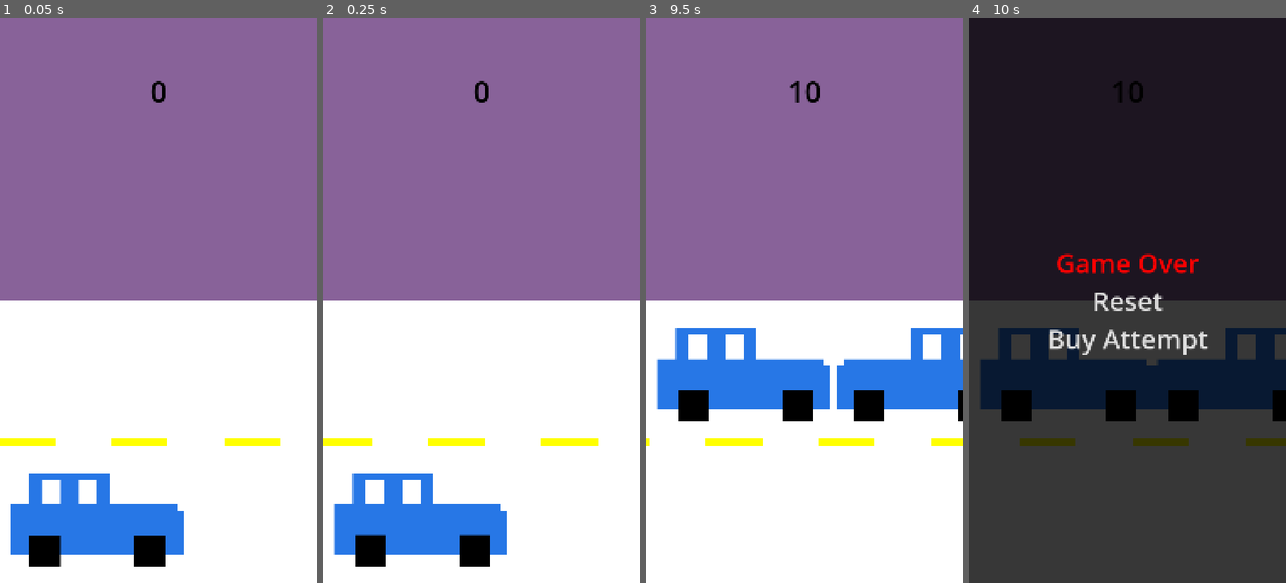
Above: before the commit, frames 1-4 (left to right).
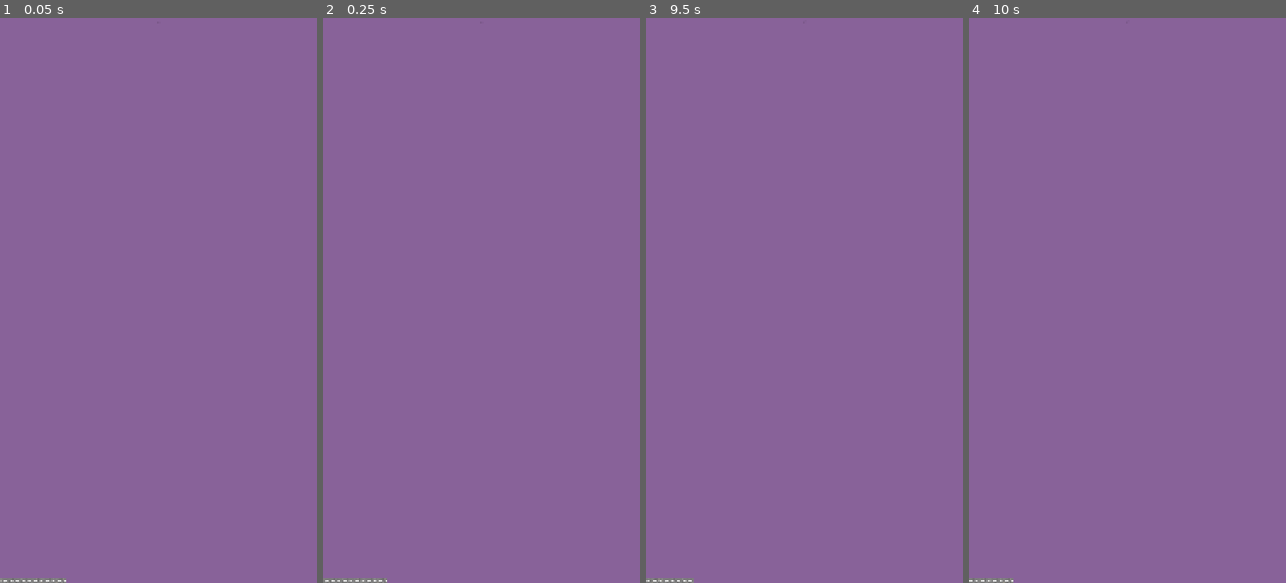
Above: after the commit, the same moments.

Repository: xsat/Godot-Old-School-Racing
Game: Godot game, scene res://Scenes/game.tscn
Two runs of this game, one before a commit and one after it. Both use one fixed random seed, a clock stepped at 60 frames per second and the inputs below.
Inputs (mouse positions are in pixels of both pictures, inside the frame that each line leads up to):
- Up to frame 1 (0.05 s): no input
- Up to frame 2 (0.25 s): no input
- Up to frame 3 (9.5 s): click (928, 368) at 0.52 s; click (928, 368) at 1.27 s; click (928, 368) at 2.02 s; tap Enter at 4.25 s
- Up to frame 4 (10 s): no input

The runs differ from the first frame. In frame 1, 50% of the frame differs, in the area x 0-100%, y 11-100%; in frame 2, 50%; in frame 3, 50%; in frame 4, 100%, in the area x 0-100%, y 0-100%.

Commit message:
New pixel art

Diff:
--- a/Scenes/game.gd
+++ b/Scenes/game.gd
@@ -2,9 +2,9 @@
 
 class_name Game
 
-@onready var first_road: Road = $Road/FirstRoad
-@onready var second_road: Road = $Road/SecondRoad
-@onready var last_road: Road = second_road
+@onready var first_road: TextureRect = $Road/Road0
+@onready var second_road: TextureRect = $Road/Road1
+@onready var last_road: TextureRect = second_road
 
 @onready var player_vehicle: Vehicle = $Road/PlayerVehicle
 @onready var trafic_vehicle_0: Vehicle = $Road/TraficVehicle0
@@ -48,10 +48,13 @@
 	if _is_game_over:
 		return
 
-	var speed: float = _player_level * 100
+	var speed: float = _player_level * 30
 
-	first_road.move_local_x(-(speed * delta))
-	second_road.move_local_x(-(speed * delta))
+	first_road.global_position.x += -(speed * delta)
+	second_road.global_position.x += -(speed * delta)
+
+	#first_road.move_local_x(-(speed * delta))
+	#second_road.move_local_x(-(speed * delta))
 
 	_player_miles += (speed * delta) / 100
 	if _player_level < _max_level and _player_miles >= _levels_map[_player_level]:
@@ -61,10 +64,10 @@
 
 	if last_road.global_position.x <= 0:
 		if last_road.get_instance_id() == second_road.get_instance_id():
-			first_road.global_position.x = last_road.global_position.x + last_road.get_width()
+			first_road.global_position.x = last_road.global_position.x + last_road.size.x
 			last_road = first_road
 		elif last_road.get_instance_id() == first_road.get_instance_id():
-			second_road.global_position.x = last_road.global_position.x + last_road.get_width()
+			second_road.global_position.x = last_road.global_position.x + last_road.size.x
 			last_road = second_road
 	#
 	trafic_vehicle_0.move_local_x(-(speed * delta))
--- a/Scenes/game.tscn
+++ b/Scenes/game.tscn
@@ -1,22 +1,50 @@
-[gd_scene load_steps=11 format=3 uid="uid://dn2c833mhitjg"]
+[gd_scene format=3 uid="uid://dn2c833mhitjg"]
 
 [ext_resource type="PackedScene" uid="uid://cm30vmicv8dqn" path="res://Scenes/road.tscn" id="1_p3j42"]
 [ext_resource type="Script" uid="uid://cjpgnf8mnlvpa" path="res://Scenes/game.gd" id="1_qagqy"]
 [ext_resource type="PackedScene" uid="uid://bwhnhfbdw0gsl" path="res://Scenes/vehicle.tscn" id="2_lpwwm"]
 [ext_resource type="PackedScene" uid="uid://bixda57cqadaa" path="res://Scenes/move.tscn" id="4_dwxp2"]
 [ext_resource type="PackedScene" uid="uid://b1lsp2jn1bxxg" path="res://Scenes/score.tscn" id="5_bpo66"]
+[ext_resource type="Texture2D" uid="uid://buxdiuomua10g" path="res://Assets/Road.png" id="5_i6g32"]
+[ext_resource type="FontFile" uid="uid://c7f18s63541s5" path="res://Assets/m5x7.ttf" id="7_1l0tm"]
+
+[sub_resource type="FontFile" id="FontFile_i6g32"]
+cache/0/variation_coordinates = {}
+cache/0/face_index = 0
+cache/0/embolden = 0.0
+cache/0/transform = Transform2D(1, 0, 0, 1, 0, 0)
+cache/0/spacing_top = 0
+cache/0/spacing_bottom = 0
+cache/0/spacing_space = 0
+cache/0/spacing_glyph = 0
+cache/0/baseline_offset = 0.0
+cache/0/16/0/ascent = 0.0
+cache/0/16/0/descent = 0.0
+cache/0/16/0/underline_position = 0.0
+cache/0/16/0/underline_thickness = 0.0
+cache/0/16/0/scale = 1.0
+cache/0/90/0/ascent = 0.0
+cache/0/90/0/descent = 0.0
+cache/0/90/0/underline_position = 0.0
+cache/0/90/0/underline_thickness = 0.0
+cache/0/90/0/scale = 1.0
+cache/0/7/0/ascent = 0.0
+cache/0/7/0/descent = 0.0
+cache/0/7/0/underline_position = 0.0
+cache/0/7/0/underline_thickness = 0.0
+cache/0/7/0/scale = 1.0
+
+[sub_resource type="StyleBoxEmpty" id="StyleBoxEmpty_xqwli"]
+
+[sub_resource type="StyleBoxEmpty" id="StyleBoxEmpty_pdjir"]
+
+[sub_resource type="StyleBoxEmpty" id="StyleBoxEmpty_jshg6"]
+
+[sub_resource type="StyleBoxEmpty" id="StyleBoxEmpty_3jacf"]
 
 [sub_resource type="StyleBoxEmpty" id="StyleBoxEmpty_20vce"]
 
-[sub_resource type="StyleBoxEmpty" id="StyleBoxEmpty_3jacf"]
-
-[sub_resource type="StyleBoxEmpty" id="StyleBoxEmpty_jshg6"]
-
-[sub_resource type="StyleBoxEmpty" id="StyleBoxEmpty_pdjir"]
-
-[sub_resource type="StyleBoxEmpty" id="StyleBoxEmpty_xqwli"]
-
-[node name="Game" type="Control"]
+[node name="Game" type="Control" unique_id=1011863909]
 layout_mode = 3
 anchors_preset = 15
 anchor_right = 1.0
@@ -25,7 +53,7 @@
 grow_vertical = 2
 script = ExtResource("1_qagqy")
 
-[node name="Background" type="ColorRect" parent="."]
+[node name="Background" type="ColorRect" parent="." unique_id=128598839]
 layout_mode = 1
 anchors_preset = 15
 anchor_right = 1.0
@@ -34,8 +62,8 @@
 grow_vertical = 2
 color = Color(0.533333, 0.384314, 0.6, 1)
 
-[node name="Road" type="Control" parent="."]
-custom_minimum_size = Vector2(0, 960)
+[node name="Road" type="Control" parent="." unique_id=155704964]
+custom_minimum_size = Vector2(0, 17)
 layout_mode = 1
 anchors_preset = 12
 anchor_top = 1.0
@@ -44,53 +72,83 @@
 grow_horizontal = 2
 grow_vertical = 0
 
-[node name="FirstRoad" parent="Road" instance=ExtResource("1_p3j42")]
-
-[node name="SecondRoad" parent="Road" instance=ExtResource("1_p3j42")]
+[node name="Road0" type="TextureRect" parent="Road" unique_id=1198572336]
+layout_mode = 1
+anchors_preset = 2
+anchor_top = 1.0
+anchor_bottom = 1.0
+offset_top = -17.0
+offset_right = 112.0
+grow_vertical = 0
+texture = ExtResource("5_i6g32")
+
+[node name="Road1" type="TextureRect" parent="Road" unique_id=2072375481]
+layout_mode = 1
+anchors_preset = 2
+anchor_top = 1.0
+anchor_bottom = 1.0
+offset_left = 112.0
+offset_top = -17.0
+offset_right = 224.0
+grow_vertical = 0
+texture = ExtResource("5_i6g32")
+
+[node name="FirstRoad" parent="Road" unique_id=1285672823 instance=ExtResource("1_p3j42")]
+visible = false
+
+[node name="SecondRoad" parent="Road" unique_id=862280404 instance=ExtResource("1_p3j42")]
+visible = false
 position = Vector2(1920, 0)
 
-[node name="PlayerVehicle" parent="Road" instance=ExtResource("2_lpwwm")]
-position = Vector2(330, 650)
-
-[node name="TraficVehicle0" parent="Road" instance=ExtResource("2_lpwwm")]
+[node name="TraficVehicle0" parent="Road" unique_id=372733776 instance=ExtResource("2_lpwwm")]
+visible = false
 position = Vector2(2700, 650)
 
-[node name="TraficVehicle1" parent="Road" instance=ExtResource("2_lpwwm")]
+[node name="TraficVehicle1" parent="Road" unique_id=936173583 instance=ExtResource("2_lpwwm")]
+visible = false
 position = Vector2(4500, 650)
 
-[node name="TraficVehicle2" parent="Road" instance=ExtResource("2_lpwwm")]
+[node name="TraficVehicle2" parent="Road" unique_id=82271820 instance=ExtResource("2_lpwwm")]
+visible = false
 position = Vector2(6300, 650)
 
-[node name="TraficVehicle3" parent="Road" instance=ExtResource("2_lpwwm")]
+[node name="TraficVehicle3" parent="Road" unique_id=45831508 instance=ExtResource("2_lpwwm")]
+visible = false
 position = Vector2(8000, 650)
 
-[node name="MoveTop" parent="Road" instance=ExtResource("4_dwxp2")]
-layout_mode = 1
-anchors_preset = 0
-anchor_right = 0.0
+[node name="PlayerVehicle" parent="Road" unique_id=732491501 instance=ExtResource("2_lpwwm")]
+position = Vector2(7, 11)
+
+[node name="MoveTop" parent="Road" unique_id=438159478 instance=ExtResource("4_dwxp2")]
+custom_minimum_size = Vector2(0, 8.5)
+layout_mode = 1
+anchors_preset = 10
 anchor_bottom = 0.0
-offset_right = 1920.0
-offset_bottom = 480.0
-grow_horizontal = 1
+offset_right = 0.0
+offset_bottom = 0.0
 grow_vertical = 1
 
-[node name="MoveBot" parent="Road" instance=ExtResource("4_dwxp2")]
-layout_mode = 1
-anchors_preset = 2
-anchor_top = 1.0
-anchor_right = 0.0
-offset_top = -480.0
-offset_right = 1920.0
+[node name="MoveBot" parent="Road" unique_id=2092736036 instance=ExtResource("4_dwxp2")]
+custom_minimum_size = Vector2(0, 8.5)
+layout_mode = 1
+anchors_preset = 12
+anchor_top = 1.0
+offset_right = 0.0
 offset_bottom = 0.0
-grow_horizontal = 1
-grow_vertical = 0
-
-[node name="Score" parent="." instance=ExtResource("5_bpo66")]
-layout_mode = 0
-offset_right = 57.0
-offset_bottom = 137.0
-
-[node name="Overlay" type="ColorRect" parent="."]
+grow_vertical = 0
+
+[node name="Score" parent="." unique_id=1537984020 instance=ExtResource("5_bpo66")]
+layout_mode = 1
+anchors_preset = 5
+anchor_left = 0.5
+anchor_right = 0.5
+offset_left = -18.0
+offset_right = 18.0
+grow_horizontal = 2
+theme_override_constants/line_spacing = 0
+autowrap_mode = 1
+
+[node name="Overlay" type="ColorRect" parent="." unique_id=404796722]
 visible = false
 layout_mode = 1
 anchors_preset = 15
@@ -100,7 +158,7 @@
 grow_vertical = 2
 color = Color(0, 0, 0, 0.784314)
 
-[node name="Stats" type="HBoxContainer" parent="Overlay"]
+[node name="Stats" type="HBoxContainer" parent="Overlay" unique_id=154664046]
 visible = false
 layout_mode = 1
 anchors_preset = 5
@@ -111,61 +169,66 @@
 offset_bottom = 124.0
 grow_horizontal = 2
 
-[node name="Name" type="Label" parent="Overlay/Stats"]
+[node name="Name" type="Label" parent="Overlay/Stats" unique_id=1206627499]
 layout_mode = 2
 theme_override_colors/font_color = Color(1, 1, 1, 1)
-theme_override_font_sizes/font_size = 90
+theme_override_fonts/font = SubResource("FontFile_i6g32")
+theme_override_font_sizes/font_size = 7
 text = "Your"
 horizontal_alignment = 1
 
-[node name="Value" type="Label" parent="Overlay/Stats"]
+[node name="Value" type="Label" parent="Overlay/Stats" unique_id=623208779]
 layout_mode = 2
 theme_override_colors/font_color = Color(1, 0, 0, 1)
 theme_override_font_sizes/font_size = 90
 text = "0"
 horizontal_alignment = 1
 
-[node name="Menu" type="VBoxContainer" parent="Overlay"]
+[node name="Menu" type="VBoxContainer" parent="Overlay" unique_id=2019082333]
 layout_mode = 1
 anchors_preset = 8
 anchor_left = 0.5
 anchor_top = 0.5
 anchor_right = 0.5
 anchor_bottom = 0.5
-offset_left = -93.5
-offset_top = -48.0
-offset_right = 93.5
-offset_bottom = 48.0
-grow_horizontal = 2
-grow_vertical = 2
-
-[node name="GameOver" type="Label" parent="Overlay/Menu"]
+offset_left = -14.0
+offset_top = -9.0
+offset_right = 14.0
+offset_bottom = 9.0
+grow_horizontal = 2
+grow_vertical = 2
+theme_override_constants/separation = 0
+
+[node name="GameOver" type="Label" parent="Overlay/Menu" unique_id=186108170]
 layout_mode = 2
 theme_override_colors/font_color = Color(1, 0, 0, 1)
-theme_override_font_sizes/font_size = 90
+theme_override_fonts/font = ExtResource("7_1l0tm")
+theme_override_font_sizes/font_size = 7
 text = "Game Over"
 horizontal_alignment = 1
 
-[node name="Reset" type="Button" parent="Overlay/Menu"]
+[node name="Reset" type="Button" parent="Overlay/Menu" unique_id=315862547]
 layout_mode = 2
 mouse_default_cursor_shape = 2
-theme_override_font_sizes/font_size = 90
+theme_override_fonts/font = ExtResource("7_1l0tm")
+theme_override_font_sizes/font_size = 7
+theme_override_styles/normal = SubResource("StyleBoxEmpty_xqwli")
+theme_override_styles/pressed = SubResource("StyleBoxEmpty_pdjir")
+theme_override_styles/hover = SubResource("StyleBoxEmpty_jshg6")
+theme_override_styles/disabled = SubResource("StyleBoxEmpty_3jacf")
 theme_override_styles/focus = SubResource("StyleBoxEmpty_20vce")
+text = "Reset"
+
+[node name="Buy" type="Button" parent="Overlay/Menu" unique_id=2060312117]
+layout_mode = 2
+mouse_default_cursor_shape = 2
+theme_override_fonts/font = ExtResource("7_1l0tm")
+theme_override_font_sizes/font_size = 7
+theme_override_styles/normal = SubResource("StyleBoxEmpty_xqwli")
+theme_override_styles/pressed = SubResource("StyleBoxEmpty_pdjir")
+theme_override_styles/hover = SubResource("StyleBoxEmpty_jshg6")
 theme_override_styles/disabled = SubResource("StyleBoxEmpty_3jacf")
-theme_override_styles/hover = SubResource("StyleBoxEmpty_jshg6")
-theme_override_styles/pressed = SubResource("StyleBoxEmpty_pdjir")
-theme_override_styles/normal = SubResource("StyleBoxEmpty_xqwli")
-text = "Reset"
-
-[node name="Buy" type="Button" parent="Overlay/Menu"]
-layout_mode = 2
-mouse_default_cursor_shape = 2
-theme_override_font_sizes/font_size = 90
 theme_override_styles/focus = SubResource("StyleBoxEmpty_20vce")
-theme_override_styles/disabled = SubResource("StyleBoxEmpty_3jacf")
-theme_override_styles/hover = SubResource("StyleBoxEmpty_jshg6")
-theme_override_styles/pressed = SubResource("StyleBoxEmpty_pdjir")
-theme_override_styles/normal = SubResource("StyleBoxEmpty_xqwli")
 text = "Buy Attempt"
 
 [connection signal="pressed" from="Overlay/Menu/Reset" to="." method="_on_reset_pressed"]
--- a/Scenes/score.tscn
+++ b/Scenes/score.tscn
@@ -1,13 +1,17 @@
-[gd_scene load_steps=2 format=3 uid="uid://b1lsp2jn1bxxg"]
+[gd_scene format=3 uid="uid://b1lsp2jn1bxxg"]
 
+[ext_resource type="FontFile" uid="uid://c7f18s63541s5" path="res://Assets/m5x7.ttf" id="1_hnwbn"]
 [ext_resource type="Script" uid="uid://dnrx8datdij54" path="res://Scenes/score.gd" id="1_ivewc"]
 
-[node name="Score" type="Label"]
-custom_minimum_size = Vector2(1080, 500)
-offset_right = 40.0
+[sub_resource type="FontVariation" id="FontVariation_qcrpo"]
+base_font = ExtResource("1_hnwbn")
+
+[node name="Score" type="Label" unique_id=330469743]
+offset_right = 36.0
 offset_bottom = 23.0
 theme_override_colors/font_color = Color(0, 0, 0, 1)
-theme_override_font_sizes/font_size = 100
+theme_override_fonts/font = SubResource("FontVariation_qcrpo")
+theme_override_font_sizes/font_size = 12
 text = "0"
 horizontal_alignment = 1
 vertical_alignment = 1
--- a/Scenes/vehicle.tscn
+++ b/Scenes/vehicle.tscn
@@ -1,59 +1,68 @@
-[gd_scene load_steps=7 format=3 uid="uid://bwhnhfbdw0gsl"]
+[gd_scene format=3 uid="uid://bwhnhfbdw0gsl"]
 
 [ext_resource type="Script" uid="uid://cjhfh2x03jj0e" path="res://Scenes/vehicle.gd" id="1_i7nix"]
-[ext_resource type="Texture2D" uid="uid://b2halqu7xrfb0" path="res://Assets/car simple.png" id="2_p7ysc"]
+[ext_resource type="Texture2D" uid="uid://fg85exrw37ht" path="res://Assets/green_car_3.png" id="2_3ngla"]
 
-[sub_resource type="AtlasTexture" id="AtlasTexture_m0btq"]
-atlas = ExtResource("2_p7ysc")
-region = Rect2(0, 0, 960, 960)
+[sub_resource type="AtlasTexture" id="AtlasTexture_hvehr"]
+atlas = ExtResource("2_3ngla")
+region = Rect2(0, 0, 16, 8)
 
-[sub_resource type="AtlasTexture" id="AtlasTexture_kgq5k"]
-atlas = ExtResource("2_p7ysc")
-region = Rect2(960, 0, 960, 960)
+[sub_resource type="AtlasTexture" id="AtlasTexture_erwwo"]
+atlas = ExtResource("2_3ngla")
+region = Rect2(16, 0, 16, 8)
 
-[sub_resource type="SpriteFrames" id="SpriteFrames_3hd16"]
+[sub_resource type="AtlasTexture" id="AtlasTexture_kglda"]
+atlas = ExtResource("2_3ngla")
+region = Rect2(32, 0, 16, 8)
+
+[sub_resource type="AtlasTexture" id="AtlasTexture_ngs36"]
+atlas = ExtResource("2_3ngla")
+region = Rect2(48, 0, 16, 8)
+
+[sub_resource type="SpriteFrames" id="SpriteFrames_f6wui"]
 animations = [{
 "frames": [{
 "duration": 1.0,
-"texture": SubResource("AtlasTexture_m0btq")
+"texture": SubResource("AtlasTexture_hvehr")
 }, {
 "duration": 1.0,
-"texture": SubResource("AtlasTexture_kgq5k")
+"texture": SubResource("AtlasTexture_erwwo")
+}, {
+"duration": 1.0,
+"texture": SubResource("AtlasTexture_kglda")
+}, {
+"duration": 1.0,
+"texture": SubResource("AtlasTexture_ngs36")
 }],
 "loop": true,
-"name": &"default",
+"name": &"ride",
 "speed": 5.0
 }]
 
-[sub_resource type="RectangleShape2D" id="RectangleShape2D_d0wbn"]
-size = Vector2(588, 315)
+[sub_resource type="RectangleShape2D" id="RectangleShape2D_3ngla"]
+size = Vector2(12, 4)
 
-[node name="Vehicle" type="Node2D"]
+[node name="Vehicle" type="Node2D" unique_id=1067495686]
 script = ExtResource("1_i7nix")
 
-[node name="Area2D" type="Area2D" parent="."]
+[node name="Area2D" type="Area2D" parent="." unique_id=121528461]
 
-[node name="AnimatedSprite2D" type="AnimatedSprite2D" parent="Area2D"]
+[node name="AnimatedSprite2D" type="AnimatedSprite2D" parent="Area2D" unique_id=1941051357]
 rotation = -6.28319
 scale = Vector2(0.7, 0.7)
-sprite_frames = SubResource("SpriteFrames_3hd16")
-autoplay = "default"
+sprite_frames = SubResource("SpriteFrames_f6wui")
+animation = &"ride"
+autoplay = "ride"
 
-[node name="CollisionShape2D" type="CollisionShape2D" parent="Area2D"]
-position = Vector2(0, 94.5)
-shape = SubResource("RectangleShape2D_d0wbn")
+[node name="CollisionShape2D" type="CollisionShape2D" parent="Area2D" unique_id=1511232196]
+position = Vector2(0, 1)
+shape = SubResource("RectangleShape2D_3ngla")
 
-[node name="Body" type="ColorRect" parent="Area2D"]
+[node name="Body" type="ColorRect" parent="Area2D" unique_id=1149740141]
 visible = false
-anchors_preset = 8
-anchor_left = 0.5
-anchor_top = 0.5
-anchor_right = 0.5
-anchor_bottom = 0.5
-offset_left = -295.0
-offset_top = -62.0
-offset_right = 296.0
-offset_bottom = 251.0
+anchors_preset = 15
+anchor_right = 1.0
+anchor_bottom = 1.0
 grow_horizontal = 2
 grow_vertical = 2
 color = Color(0, 0, 0, 1)
--- a/icon.svg
+++ b/project - Copy.godot
@@ -1 +1,36 @@
-<svg height="128" width="128" xmlns="http://www.w3.org/2000/svg"><rect x="2" y="2" width="124" height="124" rx="14" fill="#363d52" stroke="#212532" stroke-width="4"/><g transform="scale(.101) translate(122 122)"><g fill="#fff"><path d="M105 673v33q407 354 814 0v-33z"/><path fill="#478cbf" d="m105 673 152 14q12 1 15 14l4 67 132 10 8-61q2-11 15-15h162q13 4 15 15l8 61 132-10 4-67q3-13 15-14l152-14V427q30-39 56-81-35-59-83-108-43 20-82 47-40-37-88-64 7-51 8-102-59-28-123-42-26 43-46 89-49-7-98 0-20-46-46-89-64 14-123 42 1 51 8 102-48 27-88 64-39-27-82-47-48 49-83 108 26 42 56 81zm0 33v39c0 276 813 276 813 0v-39l-134 12-5 69q-2 10-14 13l-162 11q-12 0-16-11l-10-65H447l-10 65q-4 11-16 11l-162-11q-12-3-14-13l-5-69z"/><path d="M483 600c3 34 55 34 58 0v-86c-3-34-55-34-58 0z"/><circle cx="725" cy="526" r="90"/><circle cx="299" cy="526" r="90"/></g><g fill="#414042"><circle cx="307" cy="532" r="60"/><circle cx="717" cy="532" r="60"/></g></g></svg>
+; Engine configuration file.
+; It's best edited using the editor UI and not directly,
+; since the parameters that go here are not all obvious.
+;
+; Format:
+;   [section] ; section goes between []
+;   param=value ; assign values to parameters
+
+config_version=5
+
+[animation]
+
+compatibility/default_parent_skeleton_in_mesh_instance_3d=true
+
+[application]
+
+config/name="GameJam"
+run/main_scene="res://Scenes/game.tscn"
+config/features=PackedStringArray("4.6", "Mobile")
+config/icon="res://icon.svg"
+
+[display]
+
+window/size/viewport_width=1080
+window/size/viewport_height=1920
+window/stretch/mode="canvas_items"
+window/handheld/orientation=1
+
+[input_devices]
+
+pointing/emulate_touch_from_mouse=true
+
+[rendering]
+
+renderer/rendering_method="mobile"
+textures/vram_compression/import_etc2_astc=true
Binary file added: Assets/Road.png
Not shown, added: Assets/Road.png.import
Binary file added: Assets/car simple - Copy.png
Not shown, added: Assets/car simple - Copy.png.import
Binary file added: Assets/cloud.png
Not shown, added: Assets/cloud.png.import
Binary file added: Assets/green_car_2.png
Not shown, added: Assets/green_car_2.png.import
Binary file added: Assets/green_car_3.png
Not shown, added: Assets/green_car_3.png.import
Binary file added: Assets/m5x7.ttf
Not shown, added: Assets/m5x7.ttf.import
(and 3 more such lines)
